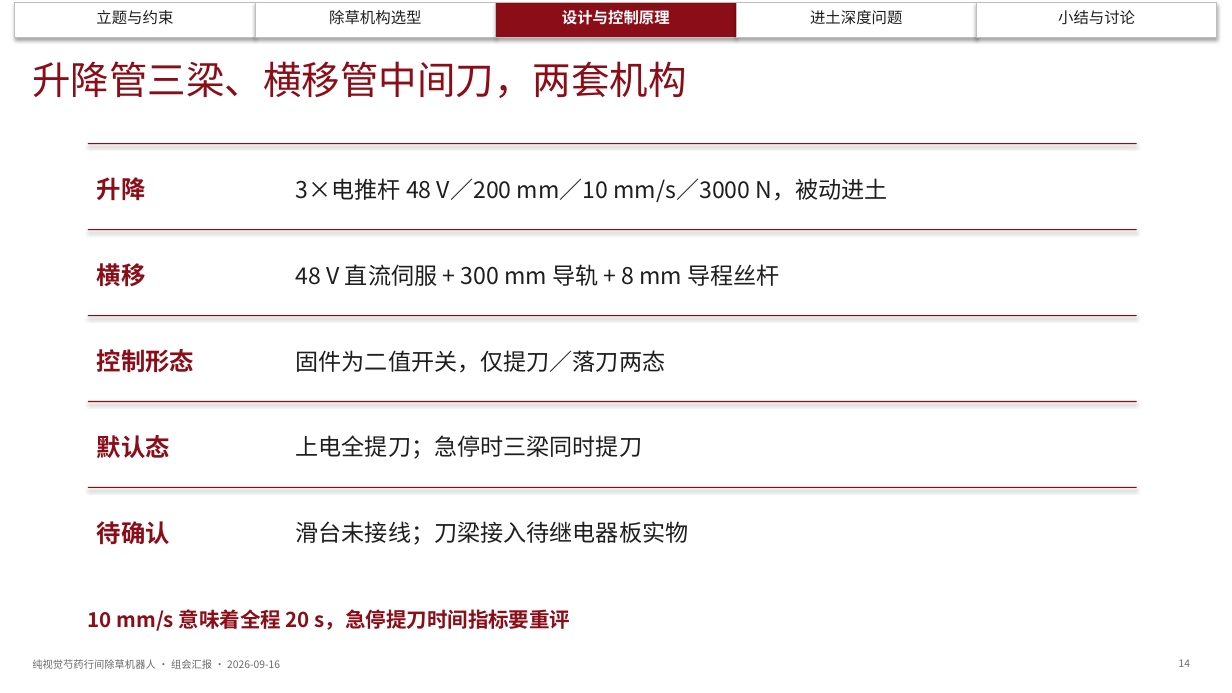
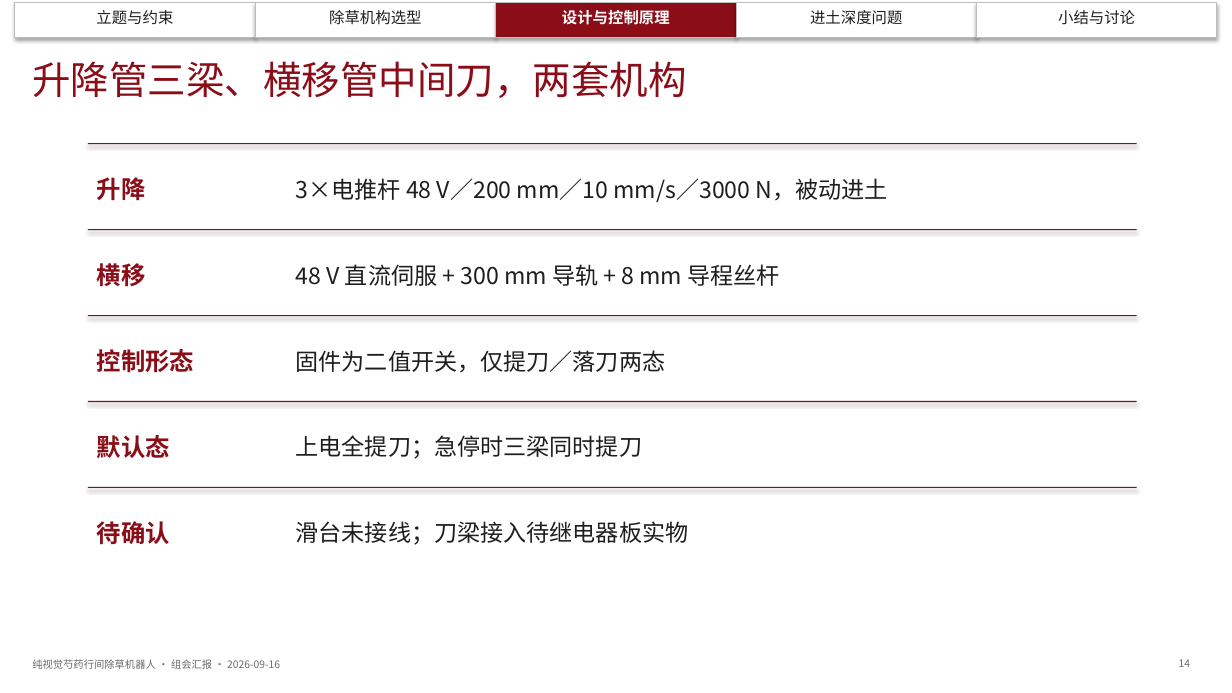
Before and after one commit to dangan2276326123-svg/zcode-chucao, a slide deck: slide 14 of docs/组会汇报_20260916/组会汇报_纯视觉芍药行间除草机器人_20260916.pptx. Drawn at 1232x693 pixels with LibreOffice and Linux fonts; fonts in the diff are those of the drawing. Boxes give left, top, right and bottom in pixels: in the first picture for what was removed or moved away, otherwise in the second. Text is boxed around its words. In the diff, an @@ line names an element or a change of style, - is before the commit and + after.

```diff
--- a/docs/组会汇报_20260916/组会汇报_纯视觉芍药行间除草机器人_20260916.pptx
+++ b/docs/组会汇报_20260916/组会汇报_纯视觉芍药行间除草机器人_20260916.pptx
@@ text removed at [88,609,571,631] @@
-10 mm/s 意味着全程 20 s，急停提刀时间指标要重评
```
Also in this commit, not shown: 12 other slides changed, 2 other files.
